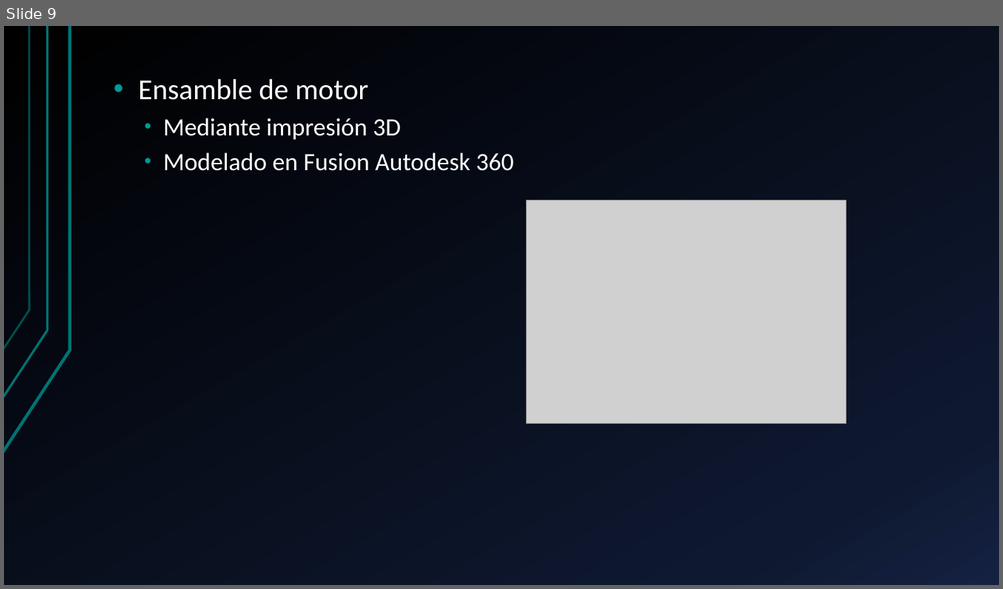
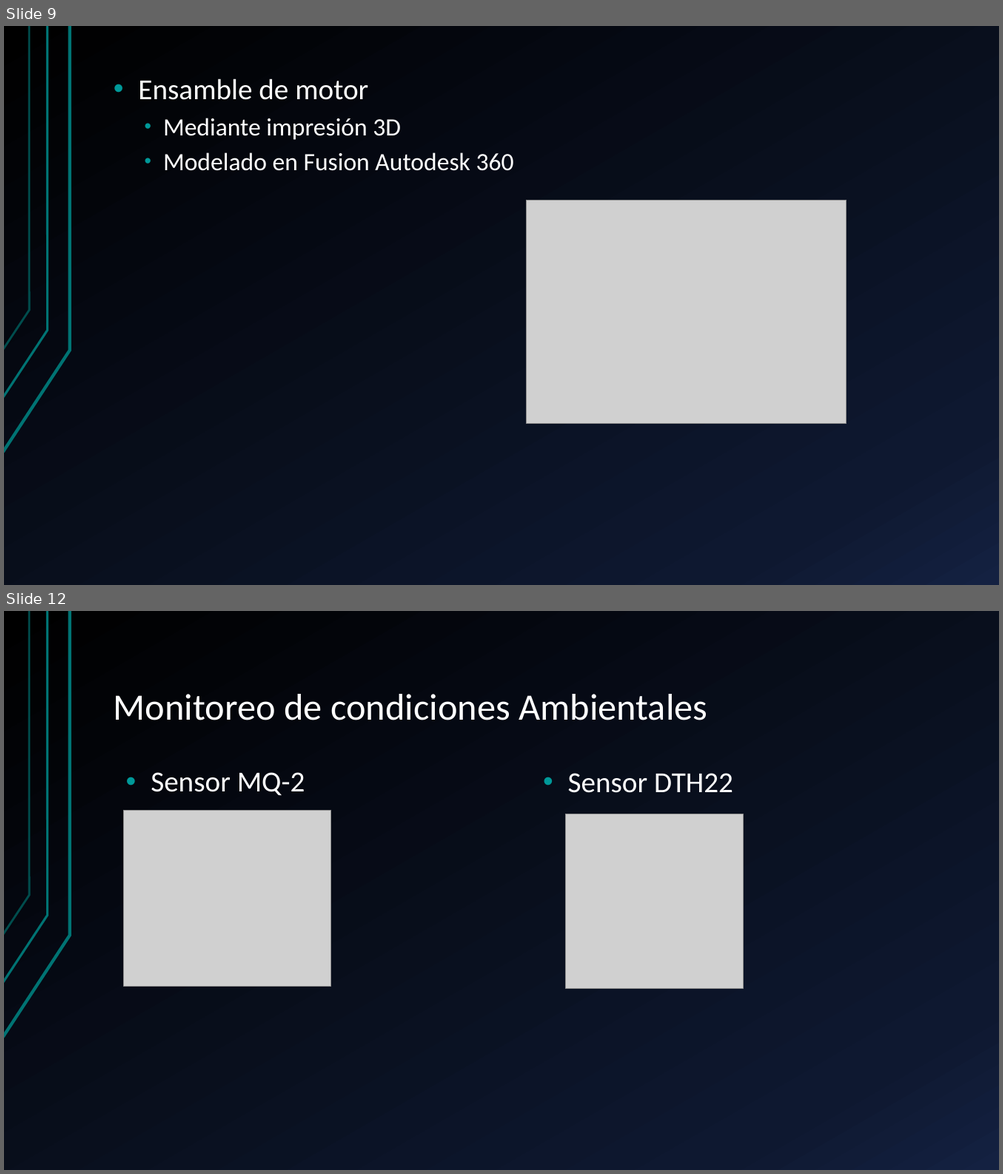
Before and after one commit to harrylisby/FLER, a slide deck: ppt_FLER.pptx. Shown one above the other, each under a label of ours: slide 9 before the commit, slides 9 and 12 after it; the slides between them are not shown. The pictures are 1003x589 and 1003x1174 pixels, drawn with LibreOffice and Linux fonts; fonts in the diff are those of the drawing; grey boxes stand for pictures. Boxes give left, top, right and bottom in pixels: in the first picture for what was removed or moved away, otherwise in the second. Text is boxed around its words. In the diff, an @@ line names an element or a change of style, - is before the commit and + after.

```diff
--- a/ppt_FLER.pptx
+++ b/ppt_FLER.pptx
@@ slide 12 added at (4, 611, 999, 1170), background gradient #000000 to #0F1931 to #142242; not listed: 3 template elements that a slide beside it also shows @@
@@ title added at (114, 694, 707, 721), 36 pt, text #FFFFFF @@
+Monitoreo de condiciones Ambientales
@@ text added at (151, 772, 305, 796), 28 pt, text #FFFFFF @@
+• Sensor MQ-2
@@ text added at (568, 773, 733, 793), 28 pt, text #FFFFFF @@
+• Sensor DTH22
@@ picture added at (124, 810, 332, 986) @@
@@ picture added at (565, 815, 743, 989) @@
```
Also in this commit, not shown: 3 slides changed, 4 other slides added.
